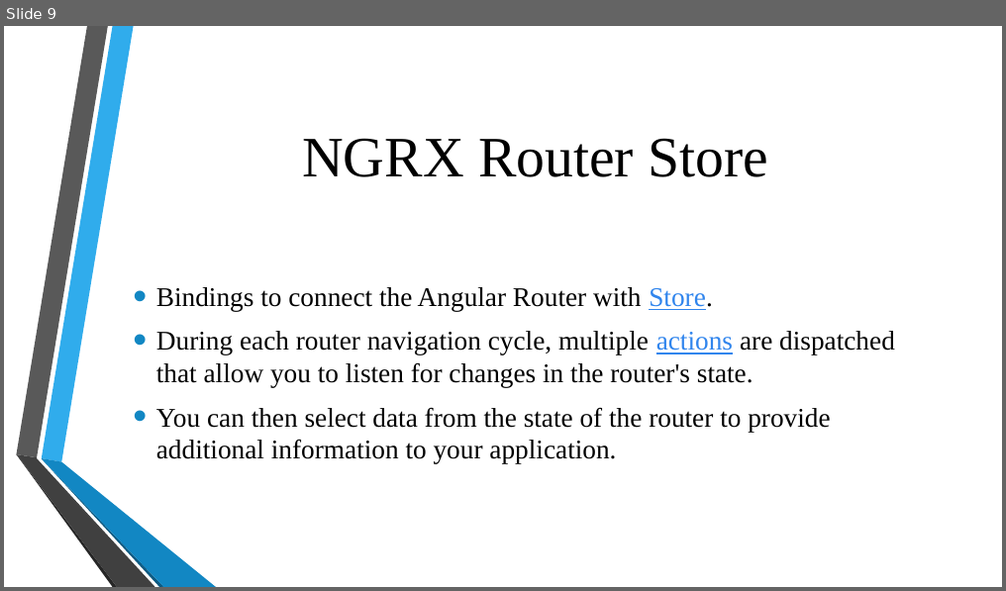
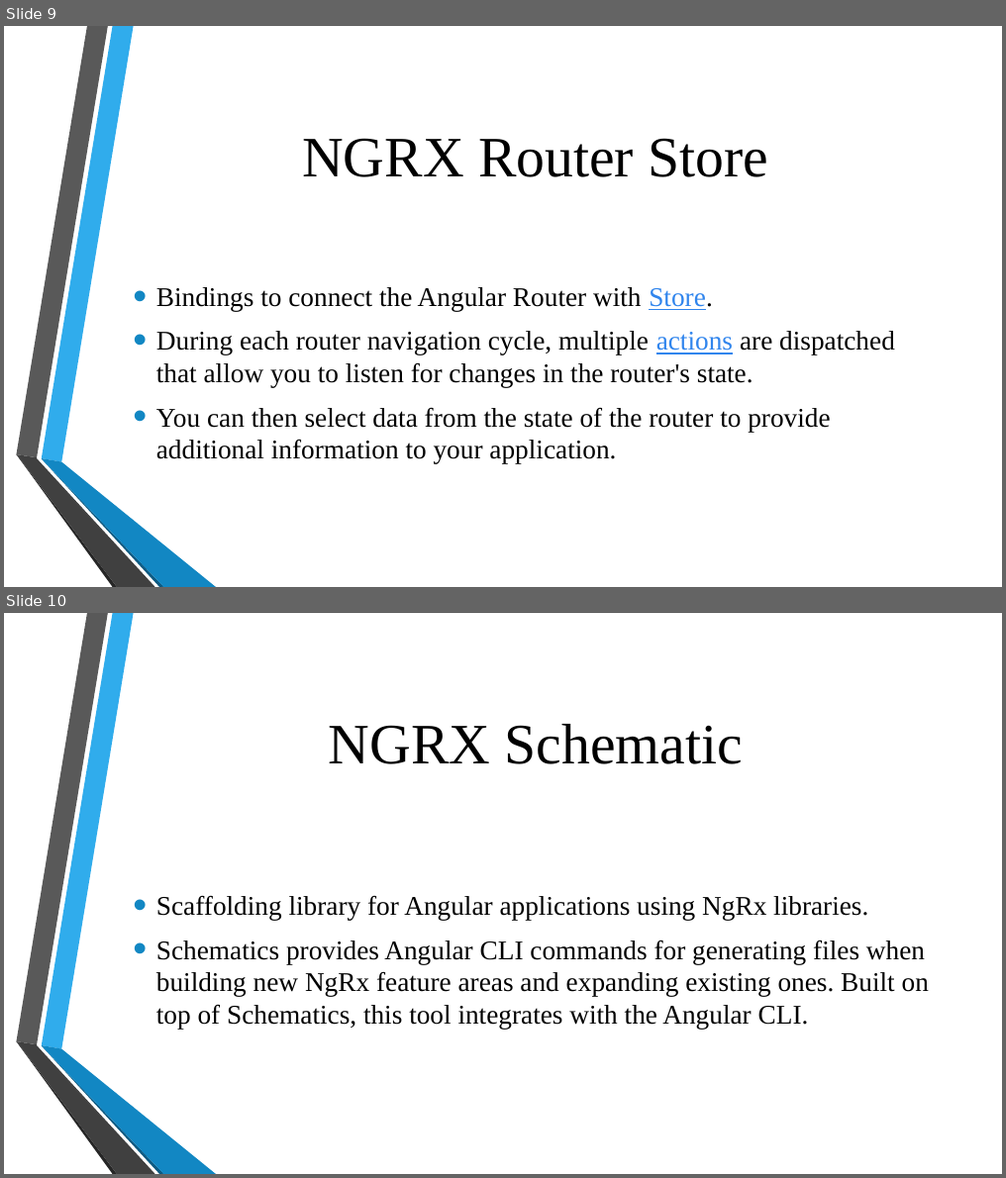
Before and after one commit to ngohungphuc/Presentation, a slide deck: NgRx/NGRX Part 2.pptx. Shown one above the other, each under a label of ours: slide 9 before the commit, slides 9 and 10 after it. The pictures are 1006x591 and 1006x1178 pixels, drawn with LibreOffice and Linux fonts; fonts in the diff are those of the drawing; background and template pictures are left out. Boxes give left, top, right and bottom in pixels: in the first picture for what was removed or moved away, otherwise in the second. Text is boxed around its words. In the diff, an @@ line names an element or a change of style, - is before the commit and + after.

Commit message:
update

```diff
--- a/NgRx/NGRX Part 2.pptx
+++ b/NgRx/NGRX Part 2.pptx
@@ slide 10 added at (x1=4, y1=613, x2=1002, y2=1174), background picture (left out); not listed: 6 template elements that a slide beside it also shows @@
@@ title added at (x1=329, y1=724, x2=743, y2=764), 55 pt, text #000000 @@
+NGRX Schematic
@@ text added at (x1=156, y1=895, x2=929, y2=1029), 26 pt, text #000000 @@
+• Scaffolding library for Angular applications using NgRx libraries.
+• Schematics provides Angular CLI commands for generating files when building new NgRx feature areas and expanding existing ones. Built on top of Schematics, this tool integrates with the Angular CLI.
```
